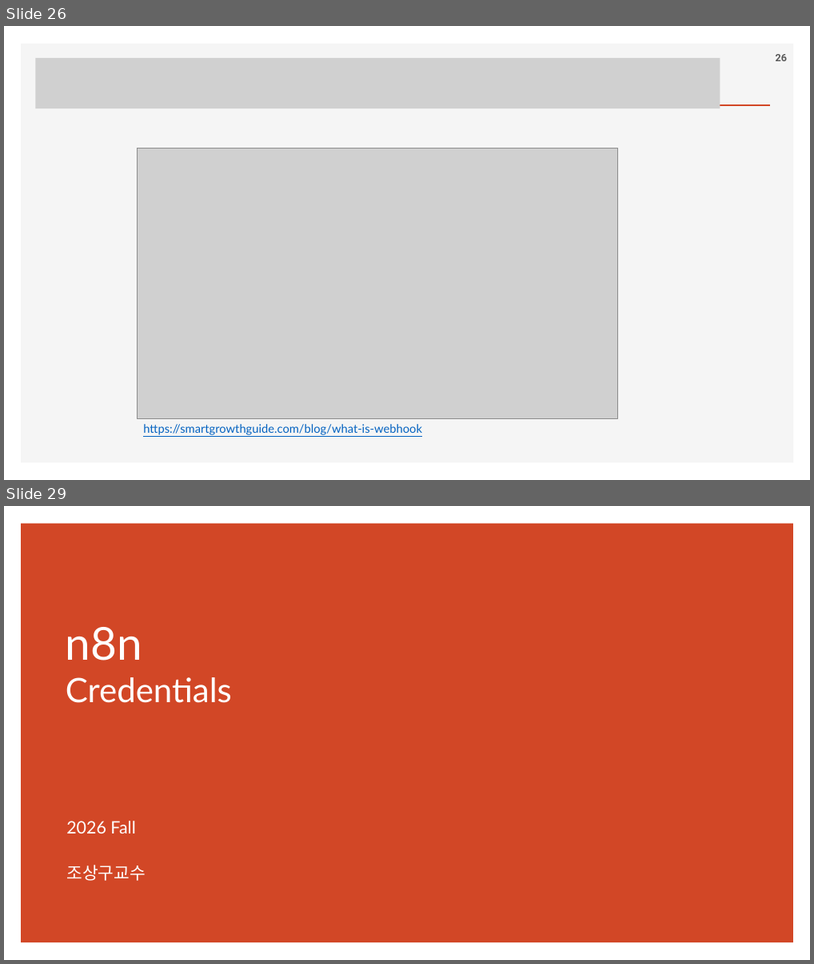
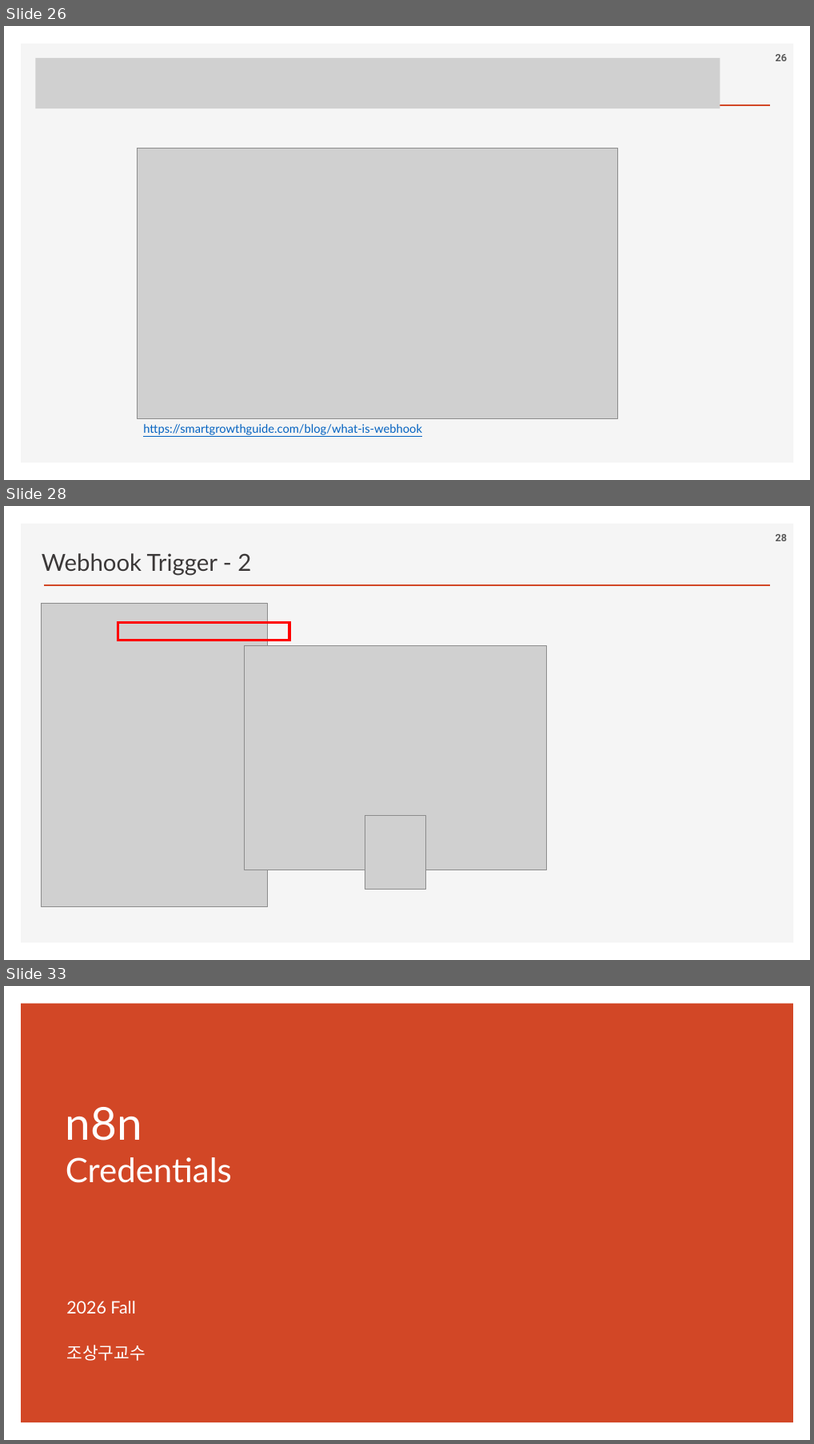
Before and after one commit to ancestor9/2026_Fall_AI-Workflow, a slide deck: PPTs/04_AI Workflow_n8n.pptx. Shown one above the other, each under a label of ours: slides 26 and 29 before the commit, slides 26, 28 and 33 after it; the slides between them are not shown. The pictures are 814x964 and 814x1444 pixels, drawn with LibreOffice and Linux fonts; fonts in the diff are those of the drawing; grey boxes stand for pictures; background and template pictures are left out. Boxes give left, top, right and bottom in pixels: in the first picture for what was removed or moved away, otherwise in the second. Text is boxed around its words. In the diff, an @@ line names an element or a change of style, - is before the commit and + after.

```diff
--- a/PPTs/04_AI Workflow_n8n.pptx
+++ b/PPTs/04_AI Workflow_n8n.pptx
@@ slide 28 added at (4, 506, 810, 960), background #FFFFFF; not listed: 2 template elements that a slide beside it also shows @@
@@ text added at (42, 553, 251, 575), 28 pt, text #3B3838 @@
+Webhook Trigger - 2
@@ page number added at (776, 534, 787, 541), 12 pt, text #595959, bold @@
+28
@@ picture added at (41, 603, 267, 907) @@
@@ rectangle added at (118, 623, 290, 640), outline #FF0000 3 pt @@
@@ picture added at (244, 646, 547, 870) @@
@@ picture added at (365, 816, 427, 889) @@
@@ what was slide 29 is now slide 33 @@
```
Also in this commit, not shown: 4 slides changed, 3 other slides added.
